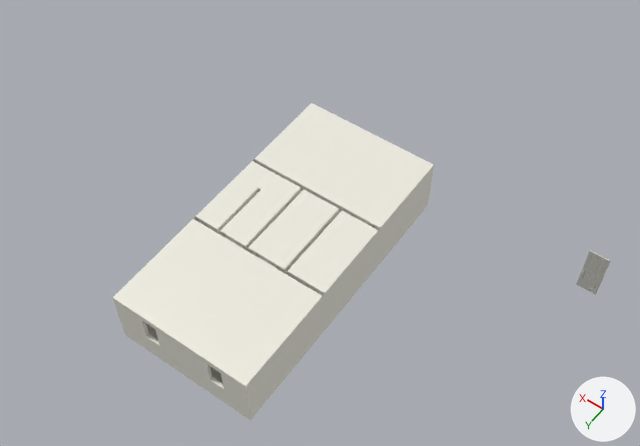
An edit to the Blender file HouseProject/House.blend, drawn before and after from the same camera.
Rendered twice from a 50 mm lens placed at (-2.2, 20.0, 26.5), pointed at (8.6, 4.9, 2.9). Lighting does not change. The marker at lower right points along +X, +Y and +Z.

In view in the first picture: 'DoorBody', 'UpperLevel'.
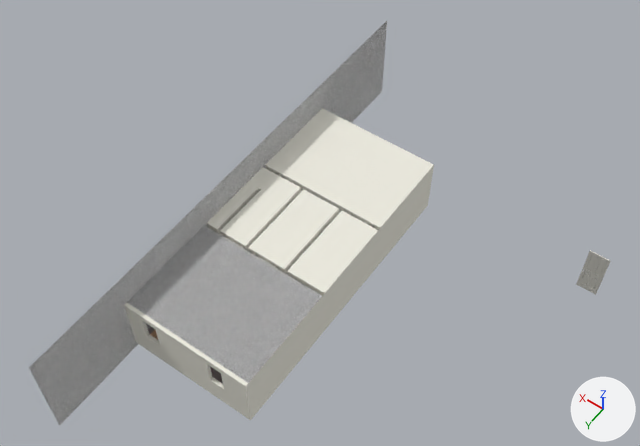
Changed parts and their boxes [x1, y1, x2, y2] in the pictures (640 x 446 px):
```json
{"object": "Plane", "change": "shown", "after": [29, 21, 387, 426]}
{"object": "MalmDresser", "change": "added", "after": [150, 330, 158, 340]}
{"part": 1, "of": "me_cube_002", "change": "recoloured", "before": [148, 327, 223, 384], "after": [148, 327, 223, 384]}
{"part": 2, "of": "me_cube_002", "change": "recoloured", "before": [127, 225, 322, 383], "after": [127, 225, 322, 383], "on screen": "white to grey"}
```

Scene script edits in JSON lines:
```json
{"op": "add", "block": "img_carpet_jpg", "code": ["img_carpet_jpg = load_image('carpet.jpg', 'textures/fabric/carpet.jpg', 1024, 1024, 'sRGB')"]}
{"op": "add", "block": "img_carpet_bump_jpg", "code": ["img_carpet_bump_jpg = load_image('carpet_bump.jpg', 'textures/fabric/carpet_bump.jpg', 1024, 1024, 'Non-Color')"]}
{"op": "add", "block": "ng_carpetshader", "code": ["ng_carpetshader = bpy.data.node_groups.new('CarpetShader', 'ShaderNodeTree')", "# uses the picture img_carpet_bump_jpg", "# uses the picture img_carpet_jpg"]}
{"op": "add", "block": "mat_carpet", "code": ["mat_carpet = bpy.data.materials.new('Carpet')", "# nodes: Displacement, Group, Mapping, OutputMaterial, TexCoord"]}
{"op": "add", "block": "mat_ceiling", "code": ["mat_ceiling = bpy.data.materials.new('Ceiling')", "# nodes: BsdfDiffuse, Displacement, Math, OutputMaterial, TexNoise"]}
{"block": "me_plane", "where": "me_plane.from_pydata(...)  # 4 vertices, 1 face; spans x -1.0..1.0, y -1.0..1.0, z 0.0"}
{"op": "add", "block": "me_plane", "code": "me_plane.materials.append(mat_ceiling)"}
{"block": "me_cube_002", "where": "me_cube_002.from_pydata(...)  # 218 vertices, 197 faces, 2 loose edges; spans x 0.0..5.5, y 0.0..11.0, z 0.0..2.34"}
{"block": "me_cube_002", "where": "# used by ob_upperlevel; location = (7.0, 0.0, 0.0)"}
{"block": "me_cube_002", "change": "me_cube_002 part 1: all 5 faces centred in x 1.08..4.89, y 8.93..9.58, z 0.0 switch from mat_wallmaterial to mat_carpet"}
{"block": "me_cube_002", "change": "me_cube_002 part 2: the 1 face centred in x 2.82, y 9.32, z 2.34 switches from mat_wallmaterial to mat_ceiling"}
{"op": "add", "block": "me_cube_002", "code": "me_cube_002.materials.append(mat_ceiling)"}
{"op": "remove", "block": "ob_plane", "code": "ob_plane.hide_viewport = True"}
```
